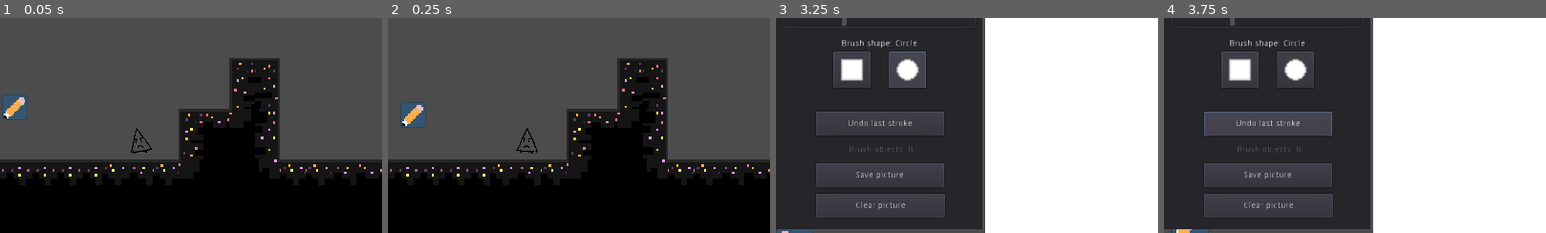
Above: before the commit, frames 1-4 (left to right).
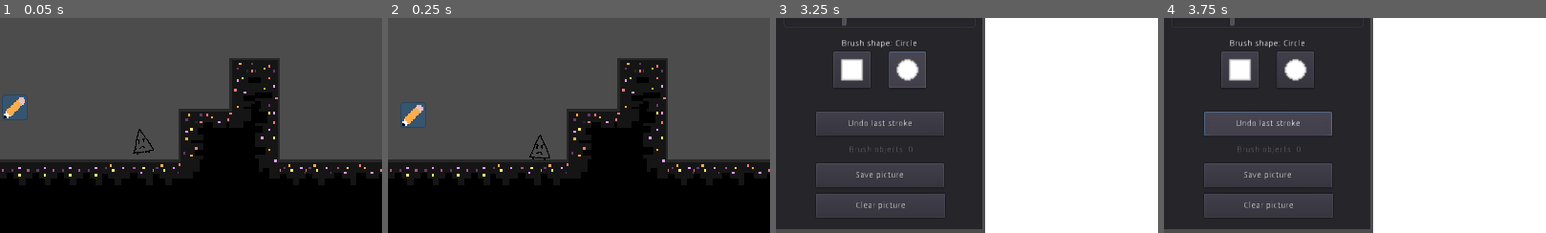
Above: after the commit, the same moments.

Repository: xCISACx/enemy_jam
Game: Godot game, scene res://paint_root.tscn
Same seed, same stepped clock (60 frames per second), same inputs: the game is played once before the commit and once after it.
Inputs (mouse positions are % of the whole screen's width and height, from its top left):
- Up to frame 1 (0.05 s): no input
- Up to frame 2 (0.25 s): no input
- Up to frame 3 (3.25 s): move the mouse to (72, 45) at 0.52 s; click (72, 45) at 0.6 s; click (6, 25) at 1.25 s; click (10, 62) at 2 s; click (17, 62) at 2.75 s
- Up to frame 4 (3.75 s): click "Undo last stroke" at 3.5 s
The pictures show only the part of the screen within x 0-50%, y 50-100%; the shares and areas given below are measured in that part.

The runs differ from the first frame. In frame 1, 0.2% of the frame differs, in the area x 34-41%, y 51-64%; in frame 2, 0.3%, in the area x 33-43%, y 51-67%; in frame 3, 0.2%; in frame 4, 0.2%.

Commit message:
ai changes

Diff:
--- a/Enemy.gd
+++ b/Enemy.gd
@@ -1,9 +1,10 @@
 extends KinematicBody2D
 
-var gravity = 10
+var gravity = 20
 var velocity = Vector2.ZERO
 export var ACCELERATION = 300
 export var FRICTION = 200
+var jump_force = 800
 onready var hole_raycast = $HoleRayCast
 onready var wall_raycast = $WallRayCast
 var is_moving_right = true
@@ -12,6 +13,9 @@
 onready var sprite = $Sprite
 onready var animation_tree = $AnimationTree
 onready var wander_timer = $WanderTimer
+
+var jumping = false
+var sees_wall = false
 
 var state = WANDER
 
@@ -29,6 +33,9 @@
 
 onready var start_position = global_position
 onready var target_position = global_position
+onready var last_position = global_position
+
+export var WANDER_TARGET_THRESHOLD = 4
 
 # Declare member variables here. Examples:
 # var a = 2
@@ -37,6 +44,7 @@
 
 # Called when the node enters the scene tree for the first time.
 func _ready():
+	randomize()
 	animation_tree.active = true
 	state = pick_random_state([IDLE, WANDER])
 	#var img_texture_path := '"' + "res://Enemies/" + str(Level.last_saved_picture_name) + '"'
@@ -60,6 +68,10 @@
 			accelerate_towards_point(Vector2(target_position.x, position.y), delta)
 			detect_wall()
 
+			if global_position.distance_to(target_position) <= WANDER_TARGET_THRESHOLD:
+				update_wander()
+				last_position = global_position
+
 			#detect_character()
 			#if sees_player:
 			#	state = CHASE
@@ -73,12 +85,26 @@
 				#		state = ATTACK
 				#else:
 				accelerate_towards_point(Vector2(player.global_position.x, position.y), delta)
+
+			else:
+				seek_player()
+				accelerate_towards_point(last_position, delta)
+
+				if global_position.distance_to(last_position) <= 5:
+					state = IDLE
 		ATTACK:
 			pass
 
 	detect_hole()
-	detect_wall()
-	velocity = move_and_slide(velocity)
+	move()
+
+	if jumping and velocity.y > 0:
+		if wall_raycast.is_colliding():
+			print("impossible jump")
+			flip()
+			jumping = false
+
+	print(state)
 
 func move():
 	velocity.x = speed if is_moving_right else -speed
@@ -96,7 +122,16 @@
 				is_moving_right = !is_moving_right
 				scale.x = -scale.x
 			1:
-				velocity = Vector2.UP * 450
+				jump()
+
+func jump():
+	jumping = true
+	if is_on_floor():
+		velocity = Vector2.UP * jump_force
+
+func flip():
+	is_moving_right = !is_moving_right
+	scale.x = -scale.x
 
 func detect_character():
 	if wall_raycast.is_colliding() and is_on_floor():
@@ -105,7 +140,15 @@
 func detect_wall():
 	if wall_raycast.is_colliding() and is_on_floor():
 		print("wall in front of enemy")
-		velocity = Vector2.UP * 450
+		sees_wall = true
+		if state == CHASE:
+			jump()
+			print("jump")
+		else:
+			flip()
+			print("flip")
+	else:
+		sees_wall = false
 
 func attack_state():
 	pass
@@ -129,7 +172,6 @@
 		sees_player = true
 		#print("enemy sees the player!!")
 
-
 func _on_Area2D_body_exited(body):
 	if body.is_in_group("MC"):
 		player = null
--- a/Enemy.tscn
+++ b/Enemy.tscn
@@ -72,7 +72,7 @@
 collision_mask = 4
 
 [node name="WallRayCast" type="RayCast2D" parent="."]
-position = Vector2( 17.25, -60.078 )
+position = Vector2( 13.385, -60.078 )
 rotation = -1.5708
 enabled = true
 cast_to = Vector2( 0, 30 )
--- /dev/null
+++ b/Game Manager.gd
@@ -0,0 +1,12 @@
+extends Node2D
+
+var enemies_spawned = 0
+
+# Called when the node enters the scene tree for the first time.
+func _ready():
+	pass # Replace with function body.
+
+
+# Called every frame. 'delta' is the elapsed time since the previous frame.
+#func _process(delta):
+#	pass
--- /dev/null
+++ b/Game Manager.tscn
@@ -0,0 +1,6 @@
+[gd_scene load_steps=2 format=2]
+
+[ext_resource path="res://Game Manager.gd" type="Script" id=1]
+
+[node name="Game Manager" type="Node2D"]
+script = ExtResource( 1 )
--- a/PaintManager.gd
+++ b/PaintManager.gd
@@ -37,6 +37,8 @@
 	enemy.global_position = enemy_spawn_position
 
 	enemy.get_node("Sprite").texture = load_external_texture("user://images/" + last_saved_picture_name)
+	GameManager.enemies_spawned += 1
+	print(GameManager.enemies_spawned)
 
 func load_external_texture(path):
 	var tex_file = File.new()
--- a/project.godot
+++ b/project.godot
@@ -22,6 +22,7 @@
 [autoload]
 
 PaintManager="*res://PaintManager.tscn"
+GameManager="*res://Game Manager.tscn"
 
 [display]
 
